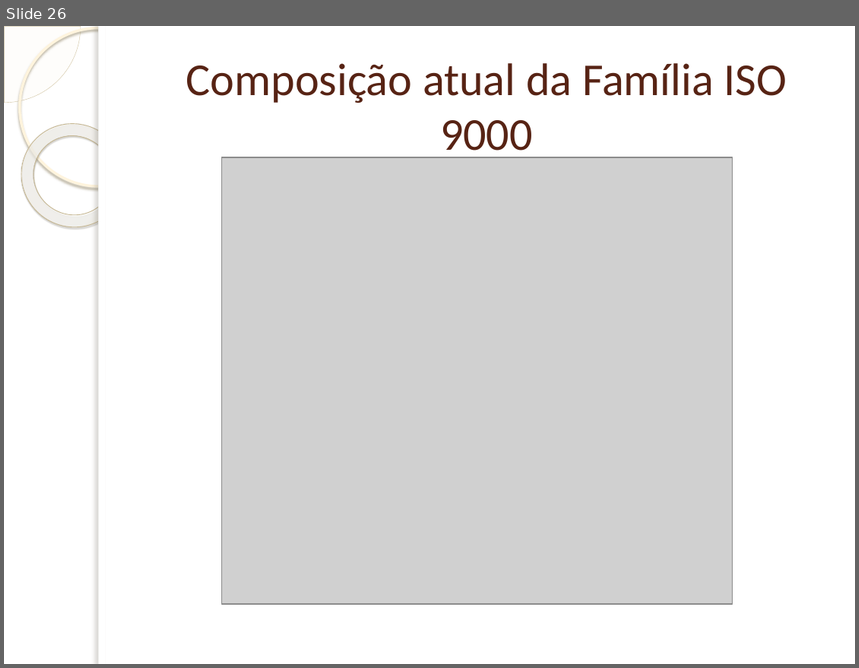
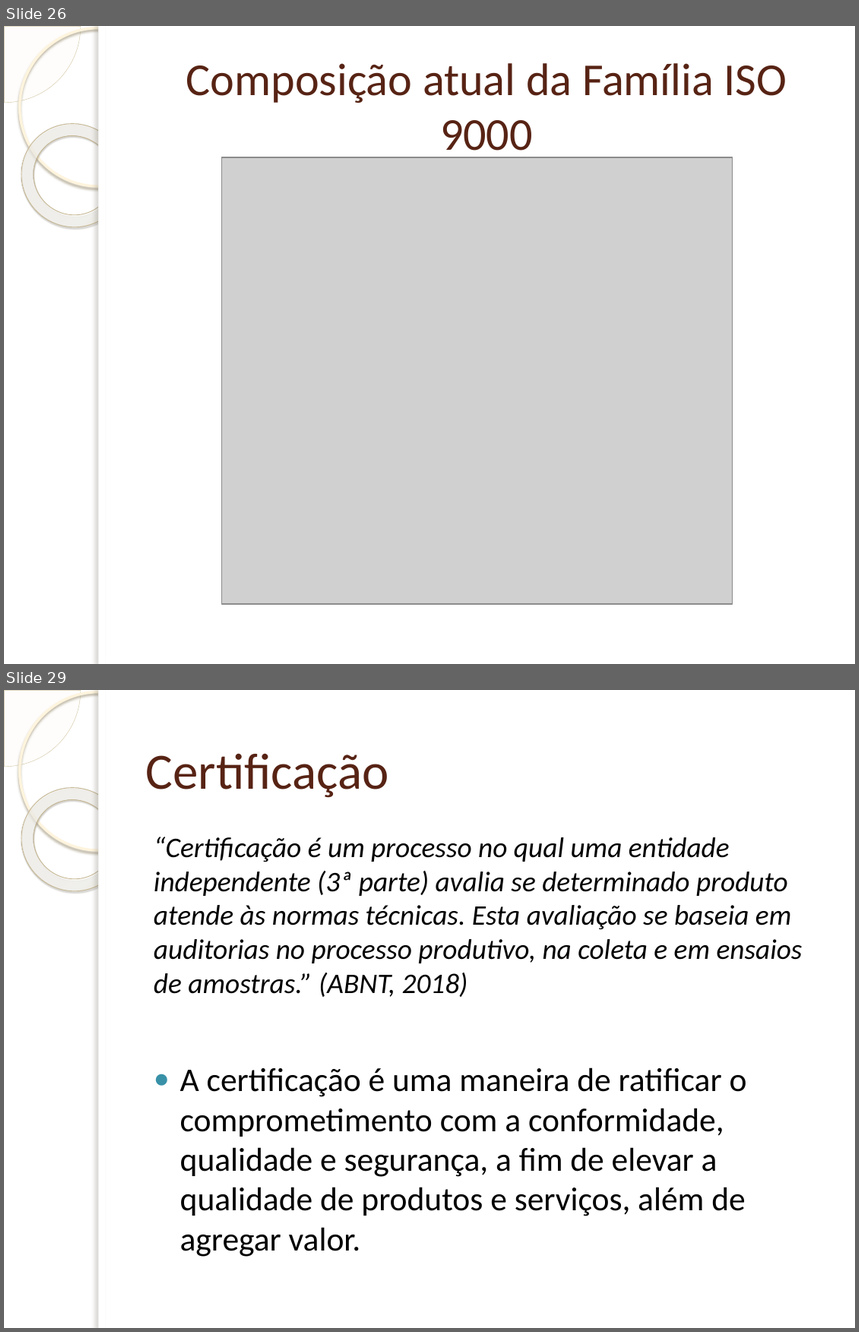
Before and after one commit to TZNaso/QS, a slide deck: Família ISO 9000.pptx. Shown one above the other, each under a label of ours: slide 26 before the commit, slides 26 and 29 after it; the slides between them are not shown. The pictures are 859x668 and 859x1332 pixels, drawn with LibreOffice and Linux fonts; fonts in the diff are those of the drawing; grey boxes stand for pictures; background and template pictures are left out. Boxes give left, top, right and bottom in pixels: in the first picture for what was removed or moved away, otherwise in the second. Text is boxed around its words. In the diff, an @@ line names an element or a change of style, - is before the commit and + after.

```diff
--- a/Família ISO 9000.pptx
+++ b/Família ISO 9000.pptx
@@ slide 29 added at [4, 690, 855, 1328], background picture (left out); not listed: 5 template elements that a slide beside it also shows @@
@@ title added at [146, 753, 389, 798], 43 pt, text #572314 @@
+Certificação
@@ text added at [154, 837, 803, 1257], 24 pt, text #000000, italic @@
+“Certificação é um processo no qual uma entidade independente (3ª parte) avalia se determinado produto atende às normas técnicas. Esta avaliação se baseia em auditorias no processo produtivo, na coleta e em ensaios de amostras.” (ABNT, 2018)
+● A certificação é uma maneira de ratificar o comprometimento com a conformidade, qualidade e segurança, a fim de elevar a qualidade de produtos e serviços, além de agregar valor.
```
Also in this commit, not shown: 3 slides changed, 16 other slides added, 3 slides removed, 1 other file.
